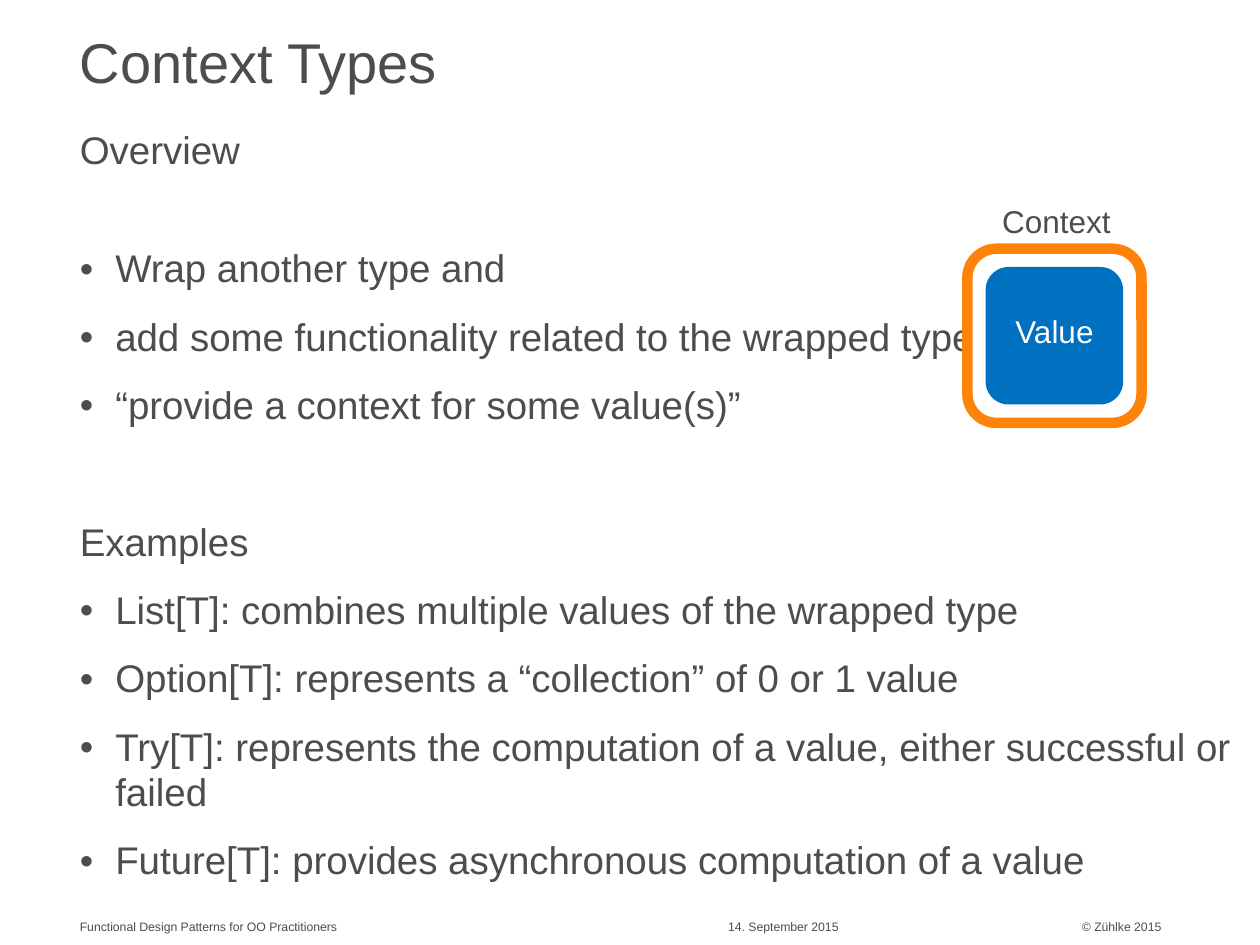
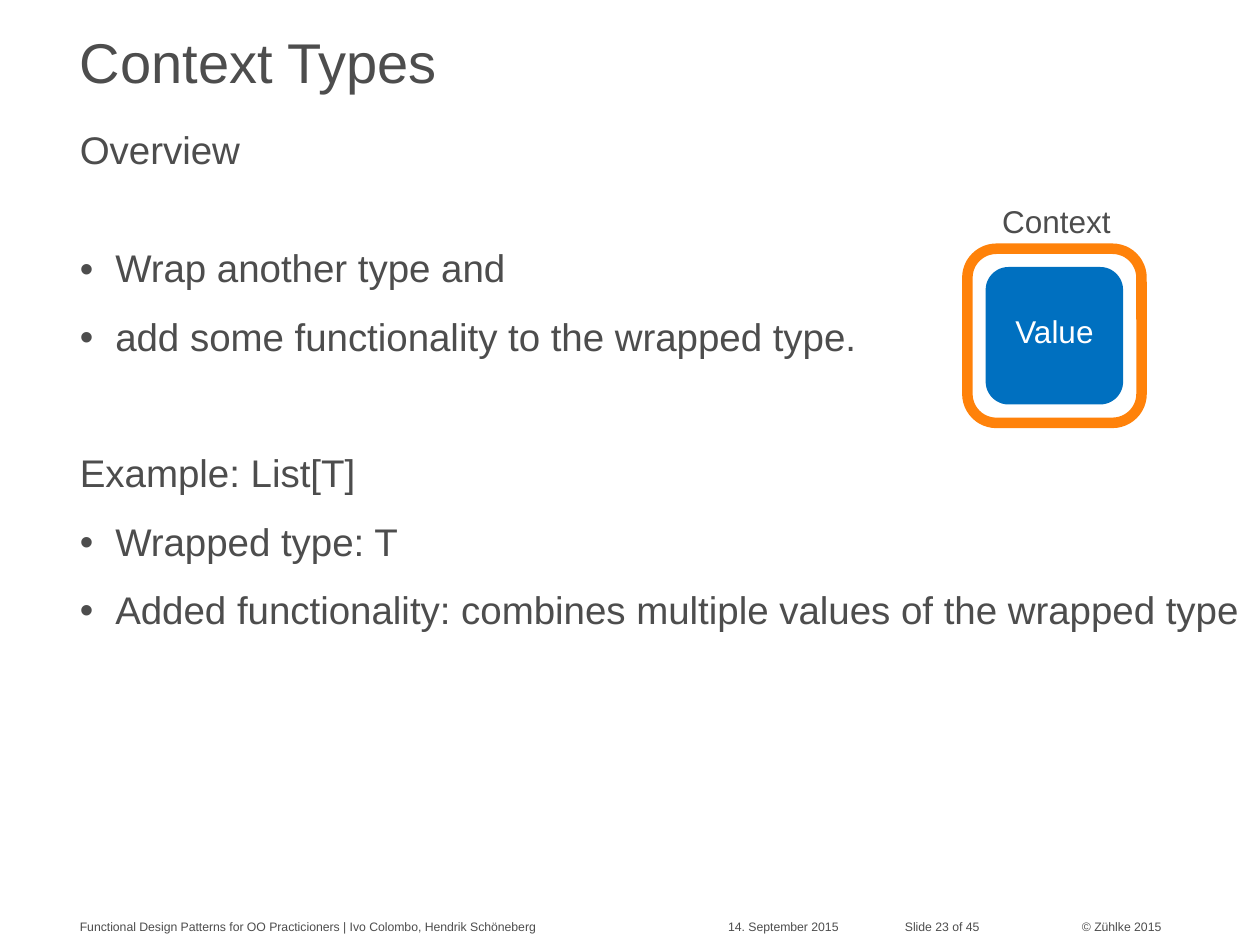
Before and after one commit to aax/zdays-fp-patterns, a slide deck: slide 23 of Functional Design Patterns for OO Practitioners.pptx (slide 14 before the commit). Drawn at 1260x945 pixels with LibreOffice and Linux fonts; fonts in the diff are those of the drawing. Boxes give left, top, right and bottom in pixels: in the first picture for what was removed or moved away, otherwise in the second. Text is boxed around its words. In the diff, an @@ line names an element or a change of style, - is before the commit and + after.

```diff
--- a/Functional Design Patterns for OO Practitioners.pptx
+++ b/Functional Design Patterns for OO Practitioners.pptx
@@ text at box(80, 323, 1239, 632): text changed @@
-• add some functionality related to the wrapped type
-• “provide a context for some value(s)”
-Examples
-• List[T]: combines multiple values of the wrapped type
-• Option[T]: represents a “collection” of 0 or 1 value
-• Try[T]: represents the computation of a value, either successful or failed
-• Future[T]: provides asynchronous computation of a value
+• add some functionality to the wrapped type.
+Example: List[T]
+• Wrapped type: T
+• Added functionality: combines multiple values of the wrapped type
@@ text at box(80, 922, 536, 934): text changed @@
-Functional Design Patterns for OO Practitioners
+Functional Design Patterns for OO Practicioners | Ivo Colombo, Hendrik Schöneberg
@@ text added at box(905, 922, 980, 931), 7 pt, text #4D4D4D @@
+Slide 23 of 45
```
Also in this commit, not shown: 23 other slides changed, 21 slides added, 2 other files.
